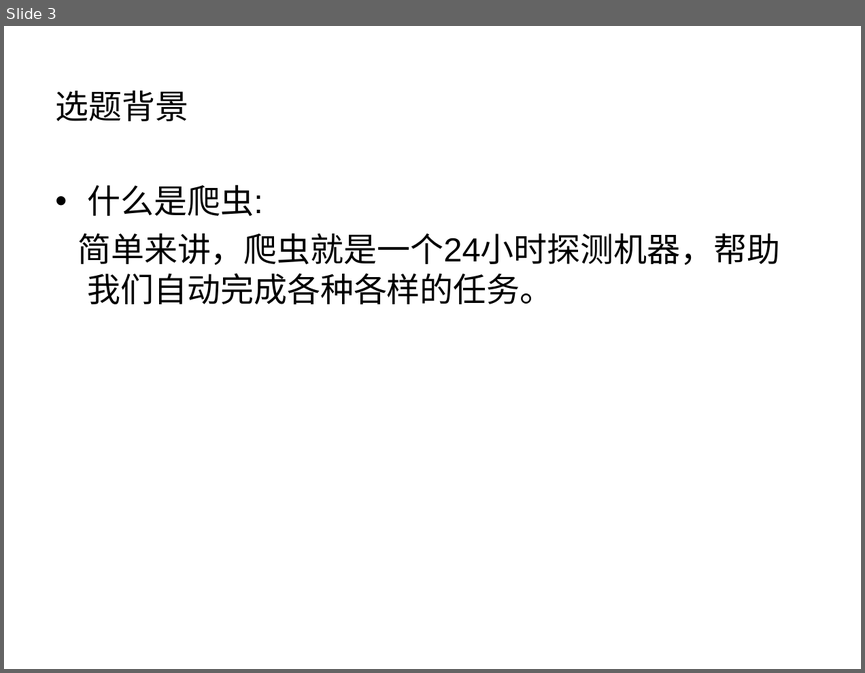
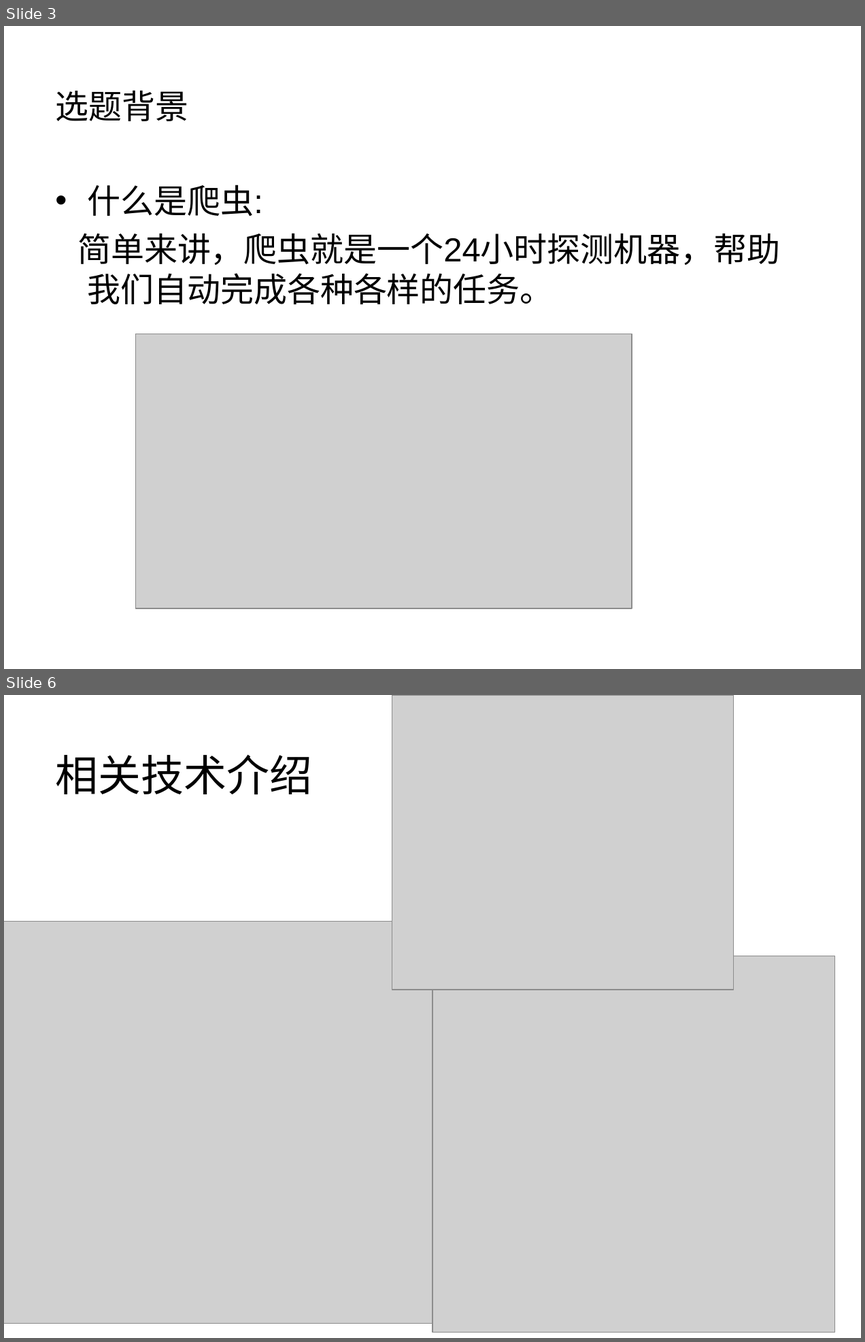
Before and after one commit to liuweiming1997/extensions, a slide deck: 论文.ppt. Shown one above the other, each under a label of ours: slide 3 before the commit, slides 3 and 6 after it; the slides between them are not shown. The pictures are 865x673 and 865x1342 pixels, drawn with LibreOffice and Linux fonts; fonts in the diff are those of the drawing; grey boxes stand for pictures. Boxes give left, top, right and bottom in pixels: in the first picture for what was removed or moved away, otherwise in the second. Text is boxed around its words. In the diff, an @@ line names an element or a change of style, - is before the commit and + after.

```diff
--- a/论文.ppt
+++ b/论文.ppt
@@ slide 6 added at bbox=[4, 695, 861, 1338], background #FFFFFF @@
@@ picture added at bbox=[392, 695, 734, 989] @@
@@ title added at bbox=[56, 755, 313, 795], 36 pt, text #000000 @@
+相关技术介绍
@@ picture added at bbox=[4, 921, 462, 1323] @@
@@ picture added at bbox=[432, 955, 834, 1331] @@
@@ slide 3 changed as well @@
@@ picture added at bbox=[135, 333, 631, 608] @@
```
Also in this commit, not shown: 1 other slide changed, 6 other slides added.
